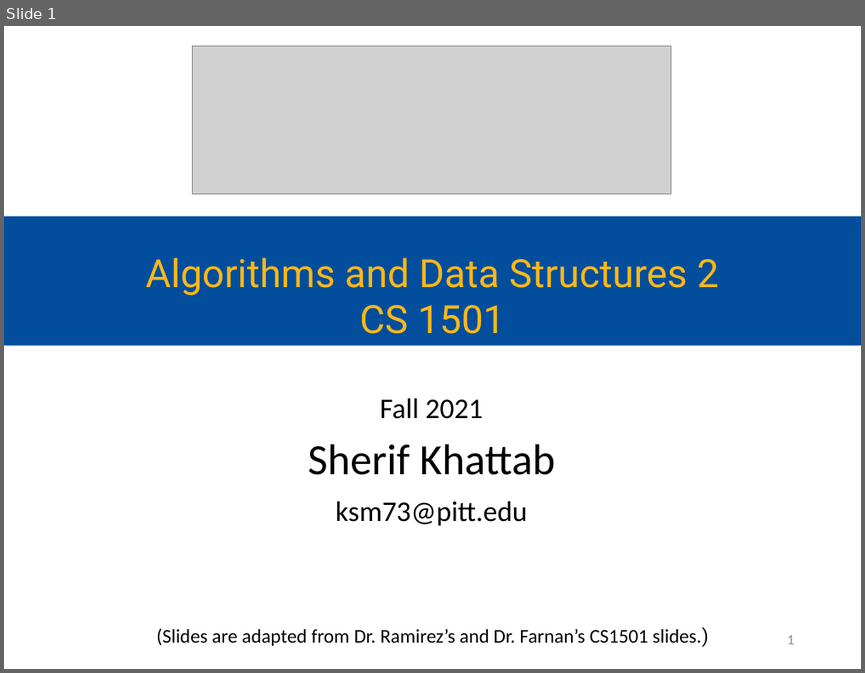
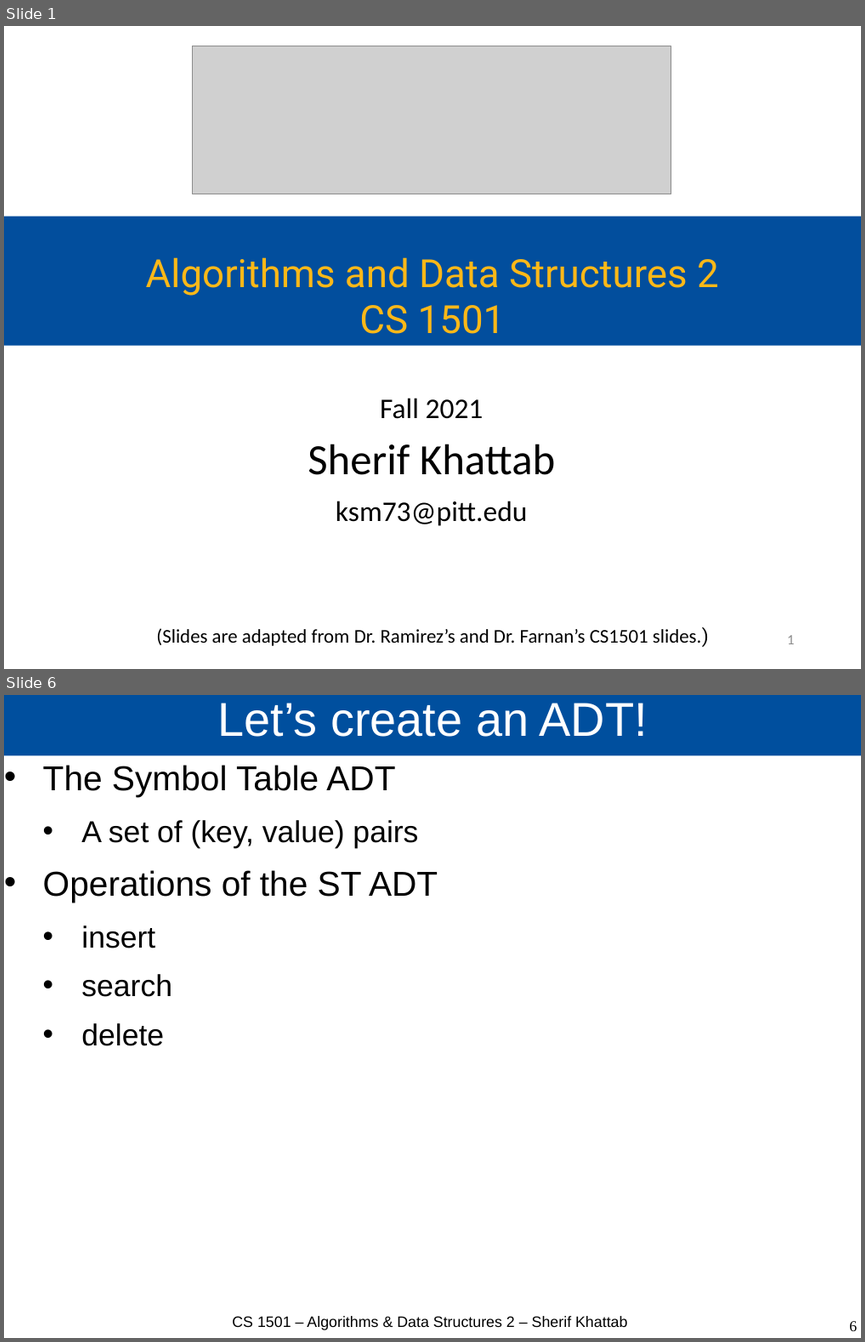
Before and after one commit to cs1501-2224/handouts, a slide deck: DraftSlides/Lecture3.pptx. Shown one above the other, each under a label of ours: slide 1 before the commit, slides 1 and 6 after it; the slides between them are not shown. The pictures are 865x673 and 865x1342 pixels, drawn with LibreOffice and Linux fonts; fonts in the diff are those of the drawing; grey boxes stand for pictures. Boxes give left, top, right and bottom in pixels: in the first picture for what was removed or moved away, otherwise in the second. Text is boxed around its words. In the diff, an @@ line names an element or a change of style, - is before the commit and + after.

```diff
--- a/DraftSlides/Lecture3.pptx
+++ b/DraftSlides/Lecture3.pptx
@@ slide 6 added at box(4, 695, 861, 1338), background #FFFFFF @@
@@ title added at box(4, 695, 861, 756), fill #004F9E, 44 pt, text #FFFFFF @@
+Let’s create an ADT!
@@ text added at box(43, 765, 438, 1046), 28 pt, text #000000 @@
+• The Symbol Table ADT
+  • A set of (key, value) pairs
+• Operations of the ST ADT
+  • insert
+  • search
+  • delete
@@ text added at box(232, 1315, 627, 1330), 14 pt, text #000000 @@
+CS 1501 – Algorithms & Data Structures 2 – Sherif Khattab
@@ page number added at box(849, 1321, 857, 1331), 14 pt, text #000000 @@
+6
```
Also in this commit, not shown: 3 slides changed, 19 other slides added, 2 other files.
